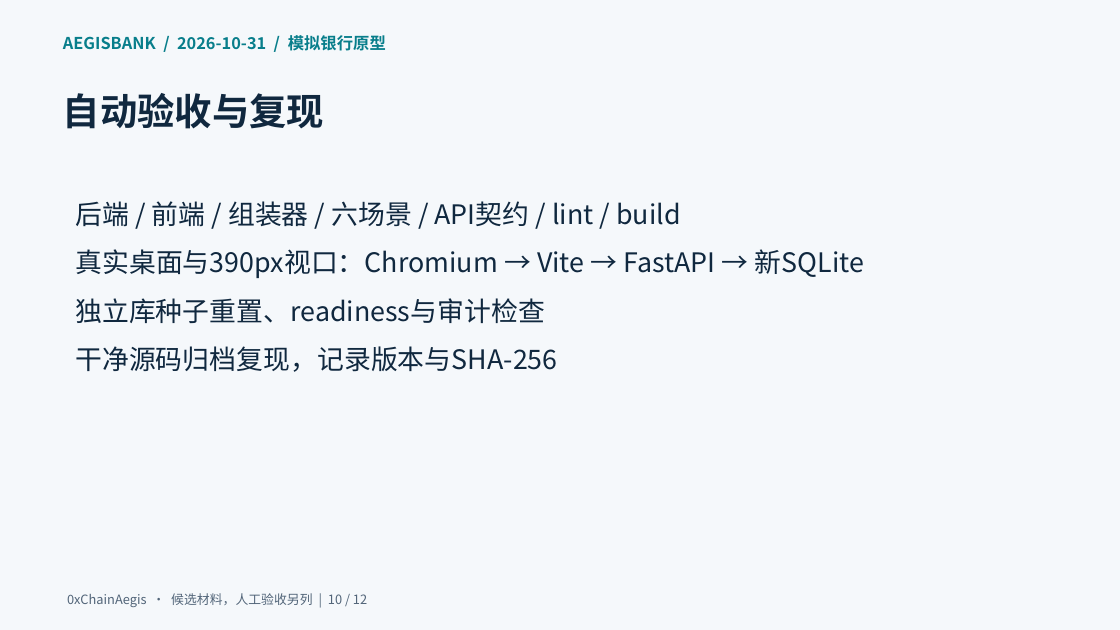
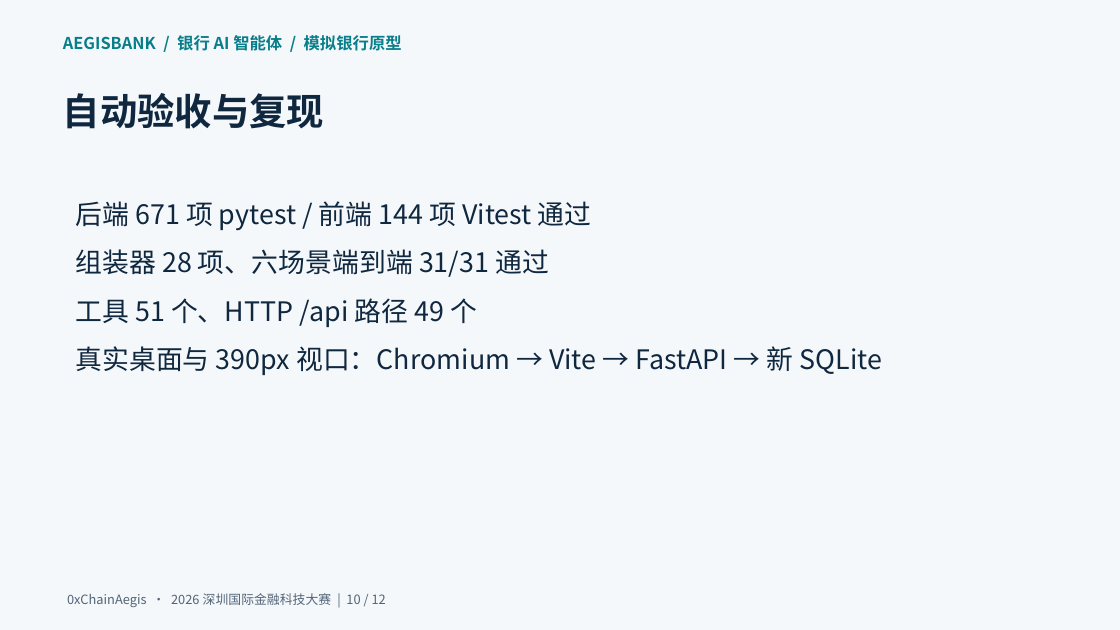
Before and after one commit to 0xChainAegis/aegisbank, a slide deck: slide 10 of deliverables/current/03-AegisBank-答辩材料.pptx. Drawn at 1120x630 pixels with LibreOffice and Linux fonts; fonts in the diff are those of the drawing. Boxes give left, top, right and bottom in pixels: in the first picture for what was removed or moved away, otherwise in the second. Text is boxed around its words. In the diff, an @@ line names an element or a change of style, - is before the commit and + after.

Commit message:
docs: 复测并更新参赛材料，与当前产品保持一致
docs: 复测并更新参赛材料，与当前产品保持一致

Status: verified

Gate: pass (10/31/2026 23:44:46) runner=wsl
Stages: encoding=pass lint=pass build=pass test=pass security=pass
Tree: 7a26f254de5cc83374f5373282159c6c39331140
Triage: t-20261031-2325-d947f1
Skills: office
Team: solo (be-root)
Role: committer(commit)
Verifier: self
Agent: unknown
Changed: 24 files

```diff
--- a/deliverables/current/03-AegisBank-答辩材料.pptx
+++ b/deliverables/current/03-AegisBank-答辩材料.pptx
@@ text at (x1=63, y1=35, x2=402, y2=51): text changed @@
-AEGISBANK / 2026-10-31 / 模拟银行原型
+AEGISBANK / 银行 AI 智能体 / 模拟银行原型
@@ text at (x1=75, y1=201, x2=882, y2=375): text changed @@
-后端 / 前端 / 组装器 / 六场景 / API契约 / lint / build
-真实桌面与390px视口：Chromium → Vite → FastAPI → 新SQLite
-独立库种子重置、readiness与审计检查
-干净源码归档复现，记录版本与SHA-256
+后端 671 项 pytest / 前端 144 项 Vitest 通过
+组装器 28 项、六场景端到端 31/31 通过
+工具 51 个、HTTP /api 路径 49 个
+真实桌面与 390px 视口：Chromium → Vite → FastAPI → 新 SQLite
@@ text at (x1=67, y1=593, x2=386, y2=607): text changed @@
-0xChainAegis · 候选材料，人工验收另列 | 10 / 12
+0xChainAegis · 2026 深圳国际金融科技大赛 | 10 / 12
```
Also in this commit, not shown: 11 other slides changed, 23 other files.
